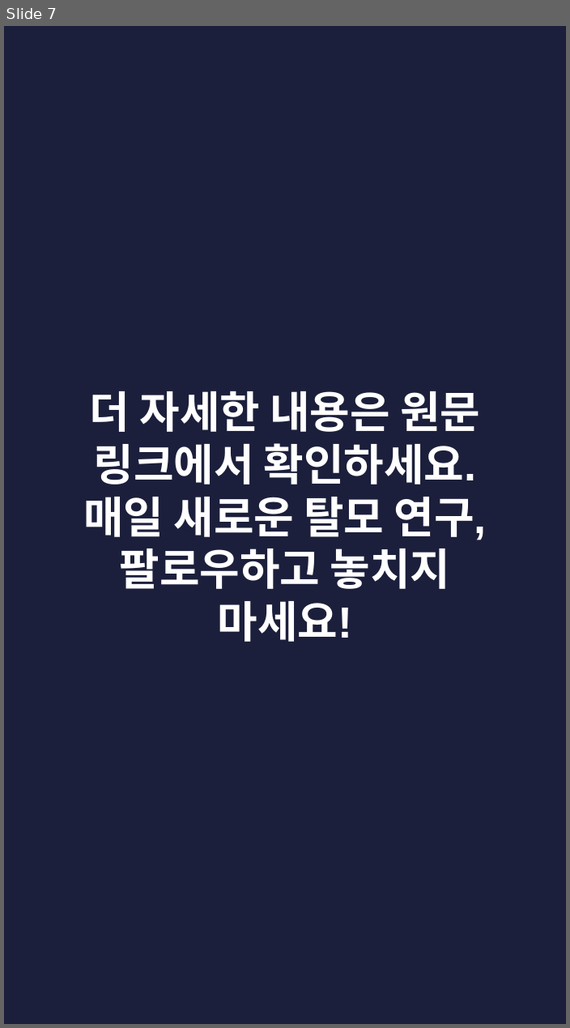
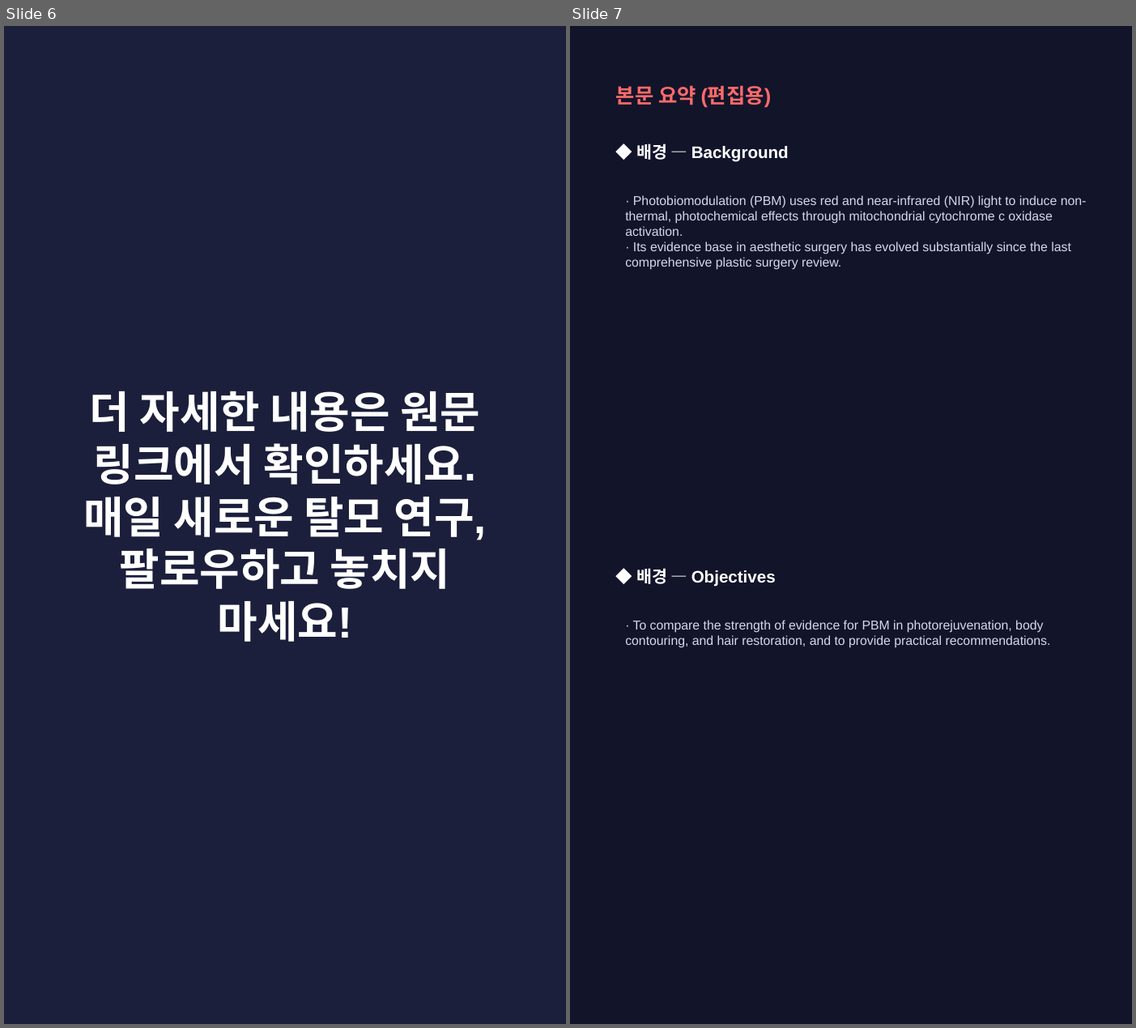
Before and after one commit to hyokang2010-BJ-ANTH/product-builder-test, a slide deck: pwa/data/latest/slides.pptx. Shown side by side, each under a label of ours: slide 7 before the commit, slides 6 and 7 after it. The pictures are 570x1028 and 1136x1028 pixels, drawn with LibreOffice and Linux fonts; fonts in the diff are those of the drawing. Boxes give left, top, right and bottom in pixels: in the first picture for what was removed or moved away, otherwise in the second. Text is boxed around its words. In the diff, an @@ line names an element or a change of style, - is before the commit and + after.

```diff
--- a/pwa/data/latest/slides.pptx
+++ b/pwa/data/latest/slides.pptx
@@ slide 7 added at box(570, 26, 1132, 1024), background #12142A @@
@@ text added at box(616, 85, 772, 108), 16 pt, text #FF6B6B, bold @@
+본문 요약 (편집용)
@@ text added at box(636, 143, 789, 161), 13 pt, text #FFFFFF, bold @@
+◆ 배경 — Background
@@ text added at box(625, 195, 1087, 270), 10 pt, text #D5D8EA @@
+· Photobiomodulation (PBM) uses red and near-infrared (NIR) light to induce non-thermal, photochemical effects through mitochondrial cytochrome c oxidase activation.
+· Its evidence base in aesthetic surgery has evolved substantially since the last comprehensive plastic surgery review.
@@ text added at box(636, 568, 776, 587), 13 pt, text #FFFFFF, bold @@
+◆ 배경 — Objectives
@@ text added at box(625, 620, 1051, 648), 10 pt, text #D5D8EA @@
+· To compare the strength of evidence for PBM in photorejuvenation, body contouring, and hair restoration, and to provide practical recommendations.
@@ what was slide 7 is now slide 6 @@
```
Also in this commit, not shown: 4 slides changed, 3 other slides added, 4 slides removed, 27 other files.
